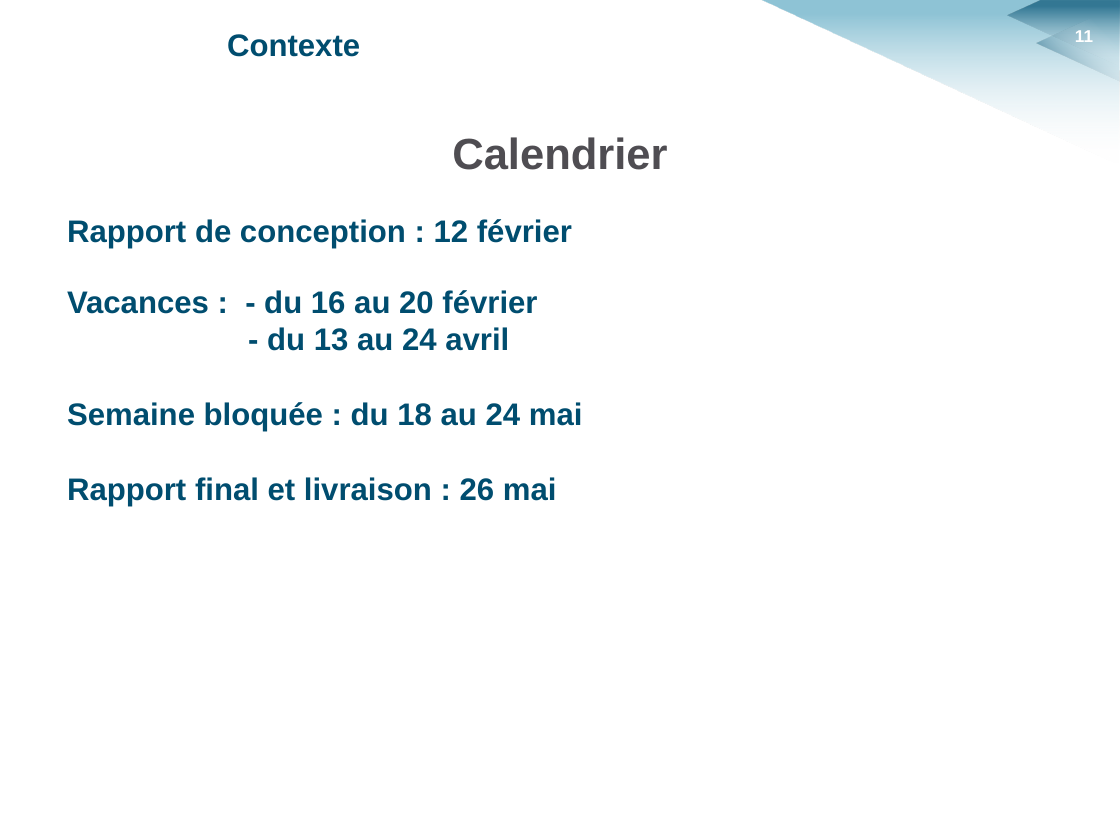
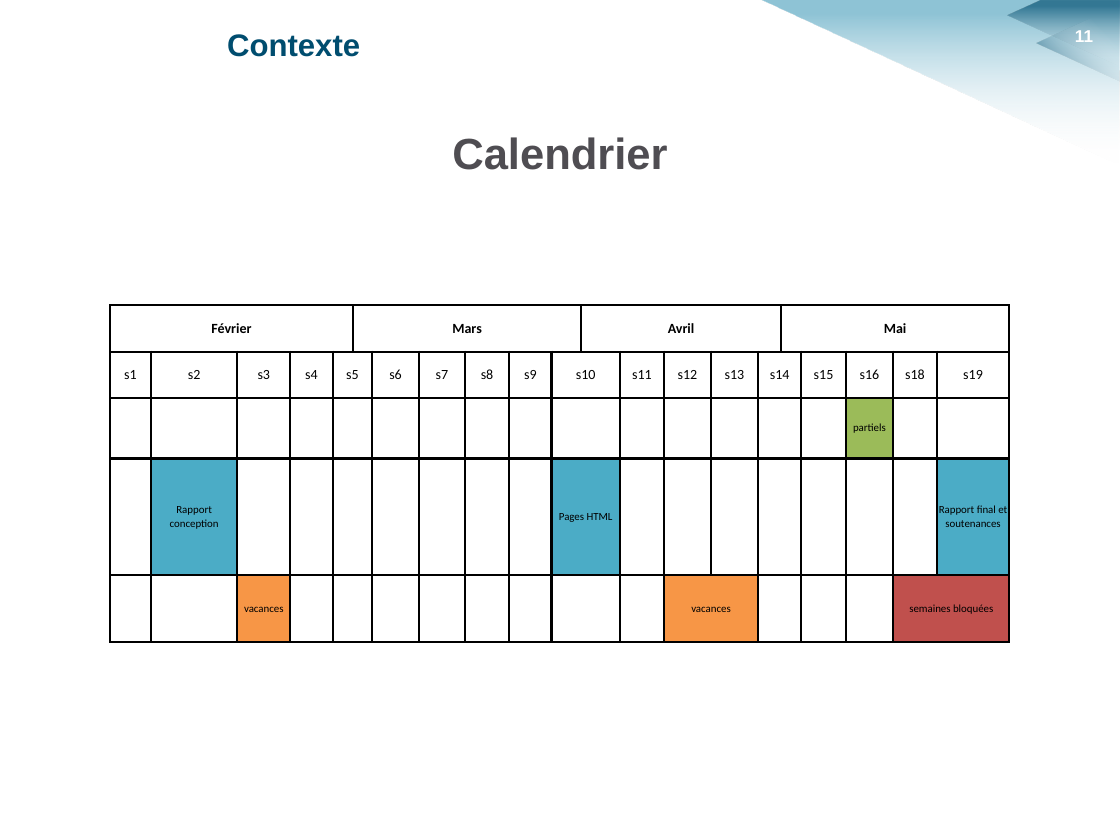
Before and after one commit to HKervadec/korrigolo, a slide deck: slide 11 of soutenances/planification/soutenance_planification.pptx. Drawn at 1120x840 pixels with LibreOffice and Linux fonts; fonts in the diff are those of the drawing; background and template pictures are left out. Boxes give left, top, right and bottom in pixels: in the first picture for what was removed or moved away, otherwise in the second. Text is boxed around its words. In the diff, an @@ line names an element or a change of style, - is before the commit and + after.

```diff
--- a/soutenances/planification/soutenance_planification.pptx
+++ b/soutenances/planification/soutenance_planification.pptx
@@ text at (x1=67, y1=219, x2=583, y2=506): paragraphs removed @@
-Rapport de conception : 12 février
-Vacances : - du 16 au 20 février
-- du 13 au 24 avril
-Semaine bloquée : du 18 au 24 mai
-Rapport final et livraison : 26 mai
@@ table added at (x1=110, y1=306, x2=1008, y2=643), 5 rows, 21 columns @@
+Février |  |  |  |  | Mars |  |  |  |  |  | Avril |  |  |  |  | Mai |  |  |  | 
+s1 | s2 | s3 | s4 | s5 |  | s6 | s7 | s8 | s9 | s10 |  | s11 | s12 | s13 | s14 |  | s15 | s16 | s18 | s19
+ |  |  |  |  |  |  |  |  |  |  |  |  |  |  |  |  |  | partiels |  | 
+ | Rapport conception |  |  |  |  |  |  |  |  | Pages HTML |  |  |  |  |  |  |  |  |  | Rapport final et soutenances
+ |  | vacances |  |  |  |  |  |  |  |  |  |  | vacances |  |  |  |  |  | semaines bloquées | 
```
Also in this commit, not shown: 1 other file.
